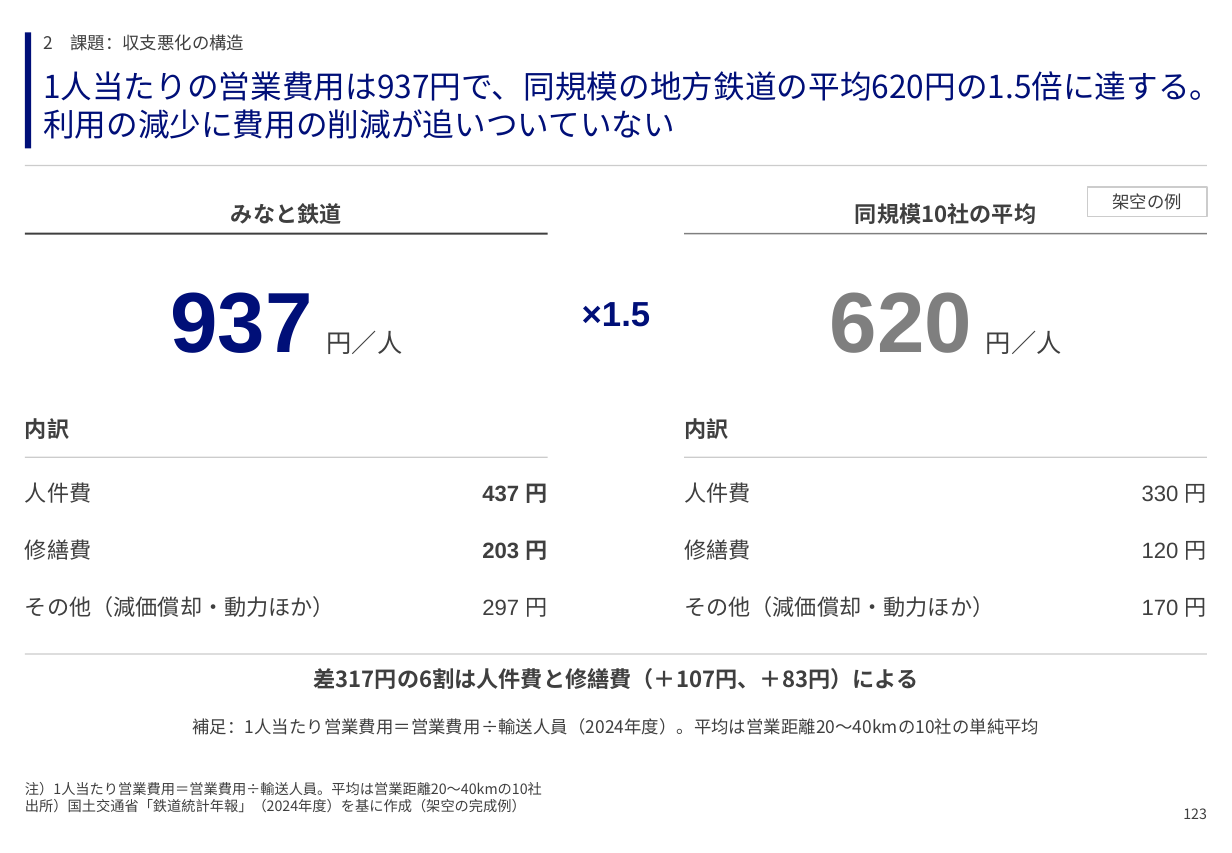
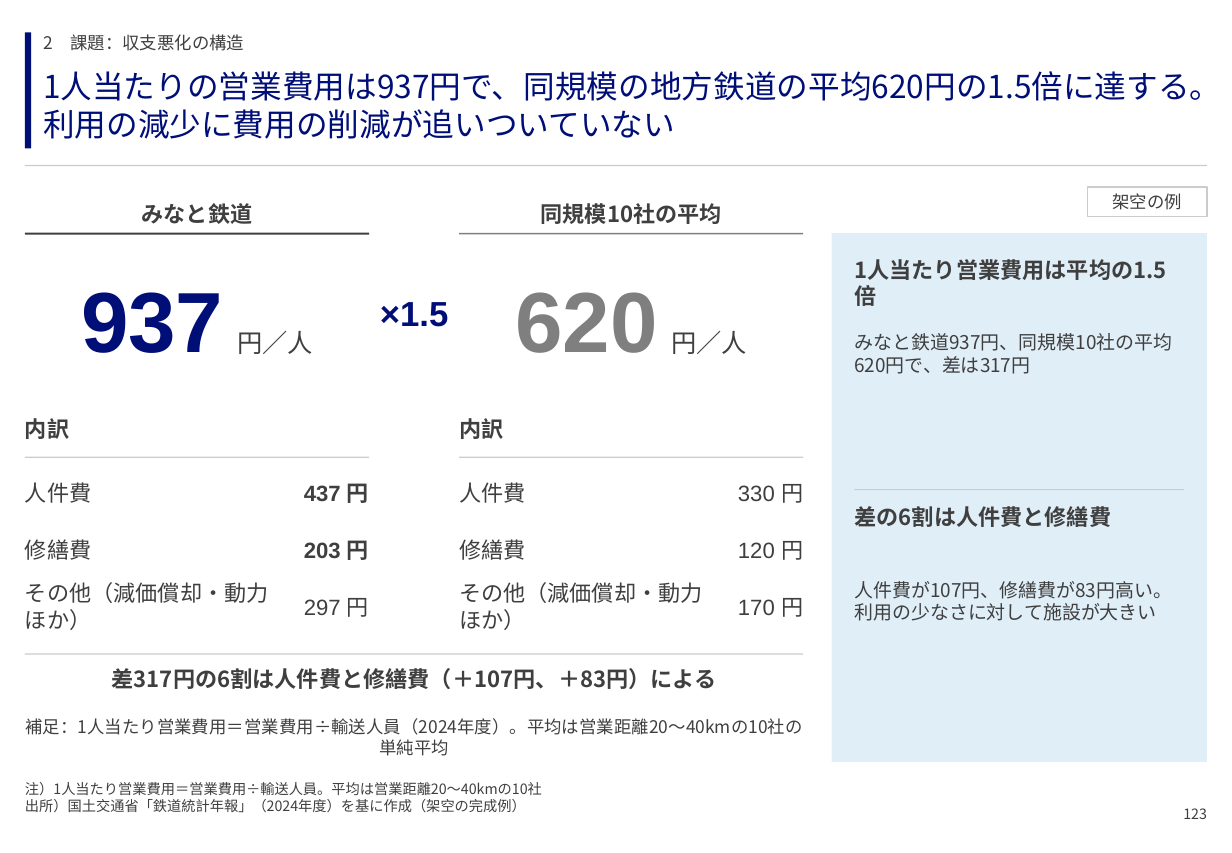
Before and after one commit to GontaHH/slide_builder, a slide deck: slide 125 of patterns/pattern-deck.pptx. Drawn at 1232x853 pixels with LibreOffice and Linux fonts; fonts in the diff are those of the drawing. Boxes give left, top, right and bottom in pixels: in the first picture for what was removed or moved away, otherwise in the second. Text is boxed around its words. In the diff, an @@ line names an element or a change of style, - is before the commit and + after.

```diff
--- a/patterns/pattern-deck.pptx
+++ b/patterns/pattern-deck.pptx
@@ text "みなと鉄道": place and size @@
-text "みなと鉄道" at [231,203,342,224]
+text "みなと鉄道" at [142,203,253,224]
@@ text "同規模10社の平均": place and size @@
-text "同規模10社の平均" at [855,203,1036,224]
+text "同規模10社の平均" at [540,203,721,224]
@@ line moved from (25, 233) - (548, 233) to (25, 233) - (370, 233) @@
@@ line moved from (685, 233) - (1207, 233) to (460, 233) - (803, 233) @@
@@ rectangle added at [832,233,1207,762], fill #E0EEF8 @@
@@ text "937 円／人": place and size @@
-text "937 円／人" at [170,292,403,354]
+text "937 円／人" at [81,292,313,354]
@@ text "620 円／人": place and size @@
-text "620 円／人" at [830,292,1062,354]
+text "620 円／人" at [515,292,747,354]
@@ text added at [854,259,1166,280], 14 pt, text #3F3F3F, bold @@
+1人当たり営業費用は平均の1.5倍
@@ text "×1.5": place and size @@
-text "×1.5" at [582,302,650,327]
+text "×1.5" at [380,302,448,327]
@@ text added at [854,333,1172,374], 12 pt, text #3F3F3F @@
+みなと鉄道937円、同規模10社の平均620円で、差は317円
@@ text "内訳": place and size @@
-text "内訳" at [684,418,728,439]
+text "内訳" at [459,418,503,439]
@@ line moved from (25, 457) - (548, 457) to (25, 457) - (370, 457) @@
@@ text "437 円": place and size @@
-text "437 円" at [482,483,548,503]
+text "437 円" at [304,483,369,503]
@@ text "人件費": place and size @@
-text "人件費" at [684,482,750,503]
+text "人件費" at [459,482,525,503]
@@ line moved from (685, 457) - (1207, 457) to (460, 457) - (803, 457) @@
@@ text "330 円": place and size @@
-text "330 円" at [1142,484,1207,503]
+text "330 円" at [738,484,803,503]
@@ line added from (854, 489) to (1184, 489), #CCCCCC 0.75 pt @@
@@ text added at [854,506,1111,527], 14 pt, text #3F3F3F, bold @@
+差の6割は人件費と修繕費
@@ text "203 円": place and size @@
-text "203 円" at [482,540,548,560]
+text "203 円" at [304,540,369,560]
@@ text "修繕費": place and size @@
-text "修繕費" at [684,539,750,560]
+text "修繕費" at [459,539,525,560]
@@ text "120 円": place and size @@
-text "120 円" at [1142,541,1207,560]
+text "120 円" at [738,541,803,560]
@@ text "その他（減価償却・動力ほか）" rewrapped from [25,596,335,617] to [25,582,269,630] @@
@@ text "297 円": place and size @@
-text "297 円" at [482,598,548,617]
+text "297 円" at [304,598,369,617]
@@ text "その他（減価償却・動力ほか）" rewrapped from [684,596,994,617] to [459,582,703,630] @@
@@ text "170 円": place and size @@
-text "170 円" at [1142,598,1207,617]
+text "170 円" at [738,598,803,617]
@@ text added at [854,581,1172,621], 12 pt, text #3F3F3F @@
+人件費が107円、修繕費が83円高い。利用の少なさに対して施設が大きい
@@ line moved from (25, 654) - (1207, 654) to (25, 654) - (803, 654) @@
@@ text "差317円の6割は人件費と修繕費（＋107円、＋83円）による": place and size @@
-text "差317円の6割は人件費と修繕費（＋107円、＋83円）による" at [313,668,918,689]
+text "差317円の6割は人件費と修繕費（＋107円、＋83円）による" at [112,668,717,689]
@@ text "補足：1人当たり営業費用＝営業費用÷輸送人員（2024年度）。平均は営業距離20〜40kmの10社の単純平均" rewrapped from [192,718,1039,735] to [26,718,803,735] @@
```
Also in this commit, not shown: 6 other slides changed, 3 other files.
